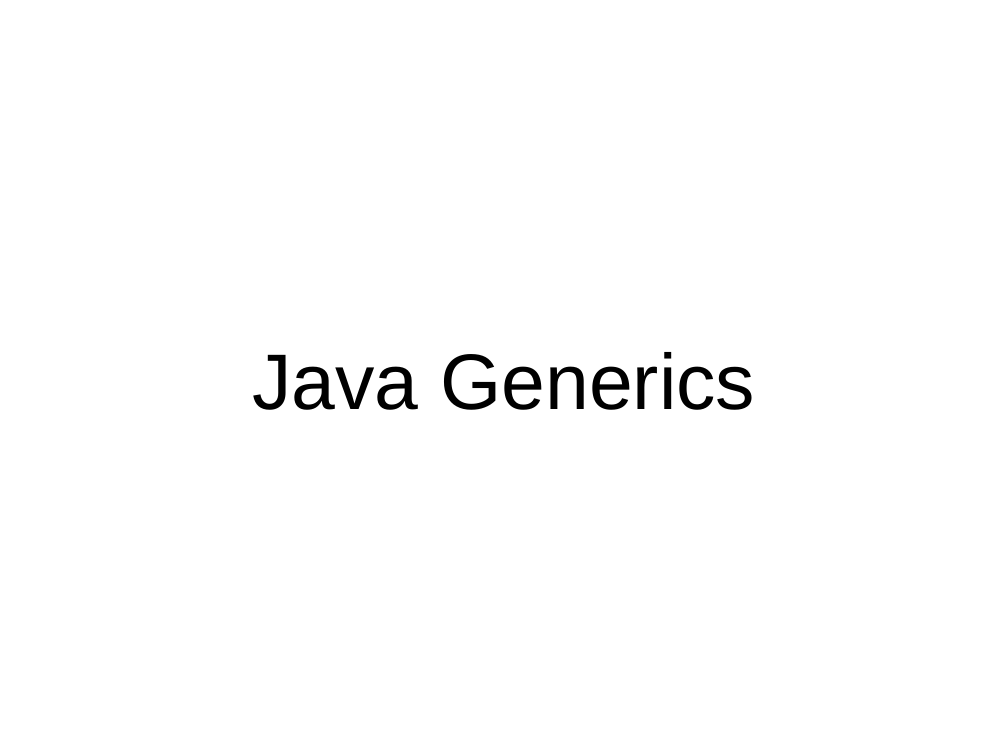
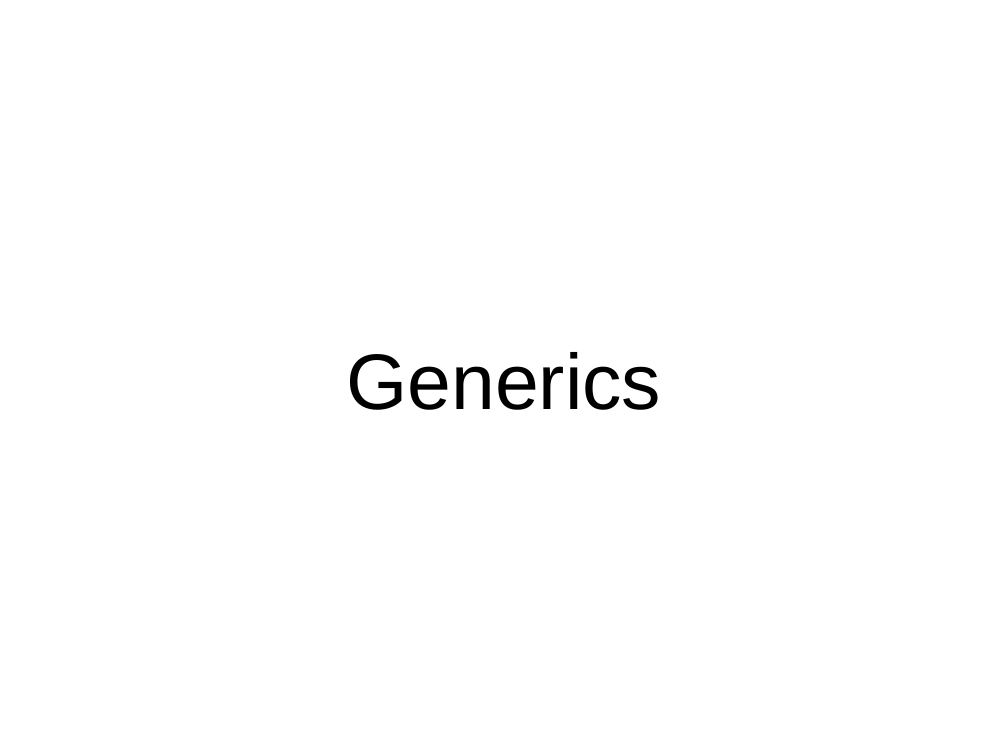
Before and after one commit to arcuri82/algorithms, a slide deck: slide 2 of docs/slides/02/02_stack_queue.pptx (slide 32 before the commit). Drawn at 1008x756 pixels with LibreOffice and Linux fonts; fonts in the diff are those of the drawing. Boxes give left, top, right and bottom in pixels: in the first picture for what was removed or moved away, otherwise in the second. Text is boxed around its words. In the diff, an @@ line names an element or a change of style, - is before the commit and + after.

```diff
--- a/docs/slides/02/02_stack_queue.pptx
+++ b/docs/slides/02/02_stack_queue.pptx
@@ title at [346,352,661,410]: text changed @@
-Java Generics
+Generics
```
Also in this commit, not shown: 3 other slides changed, 7 slides added, 3 other files.
